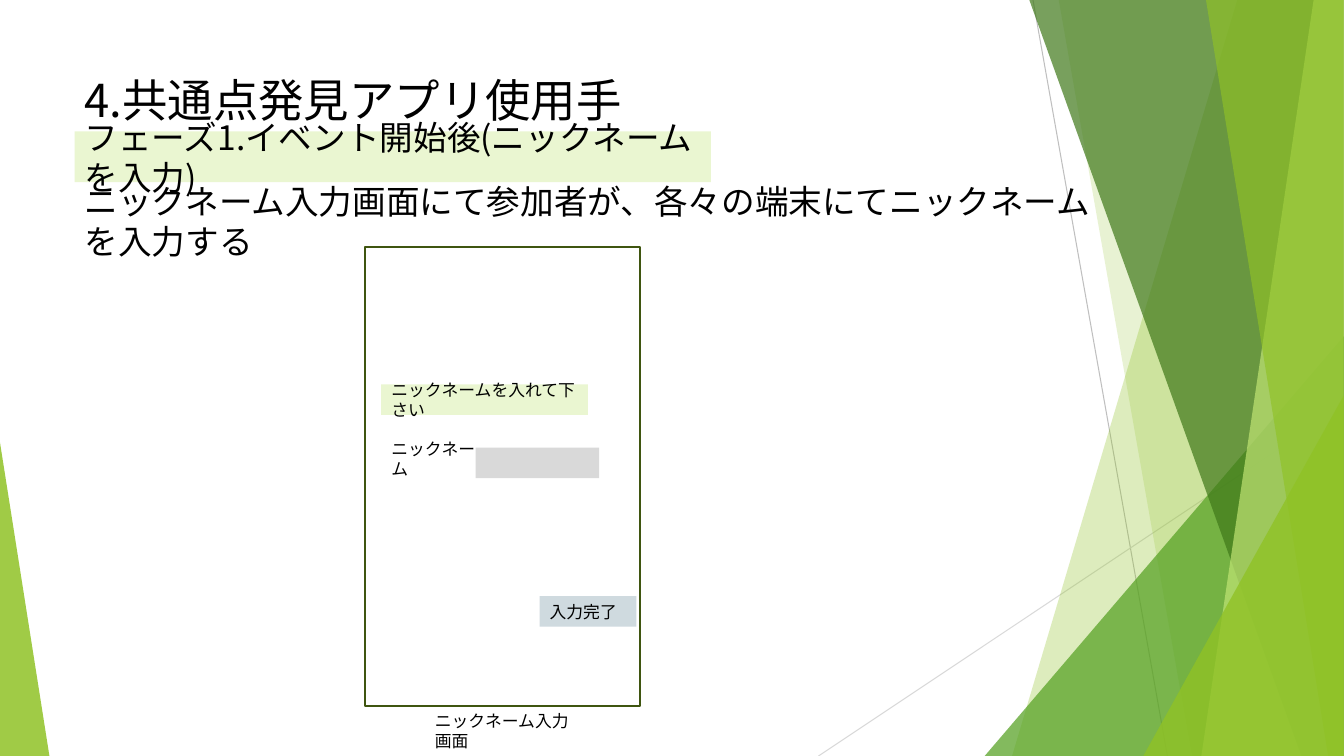
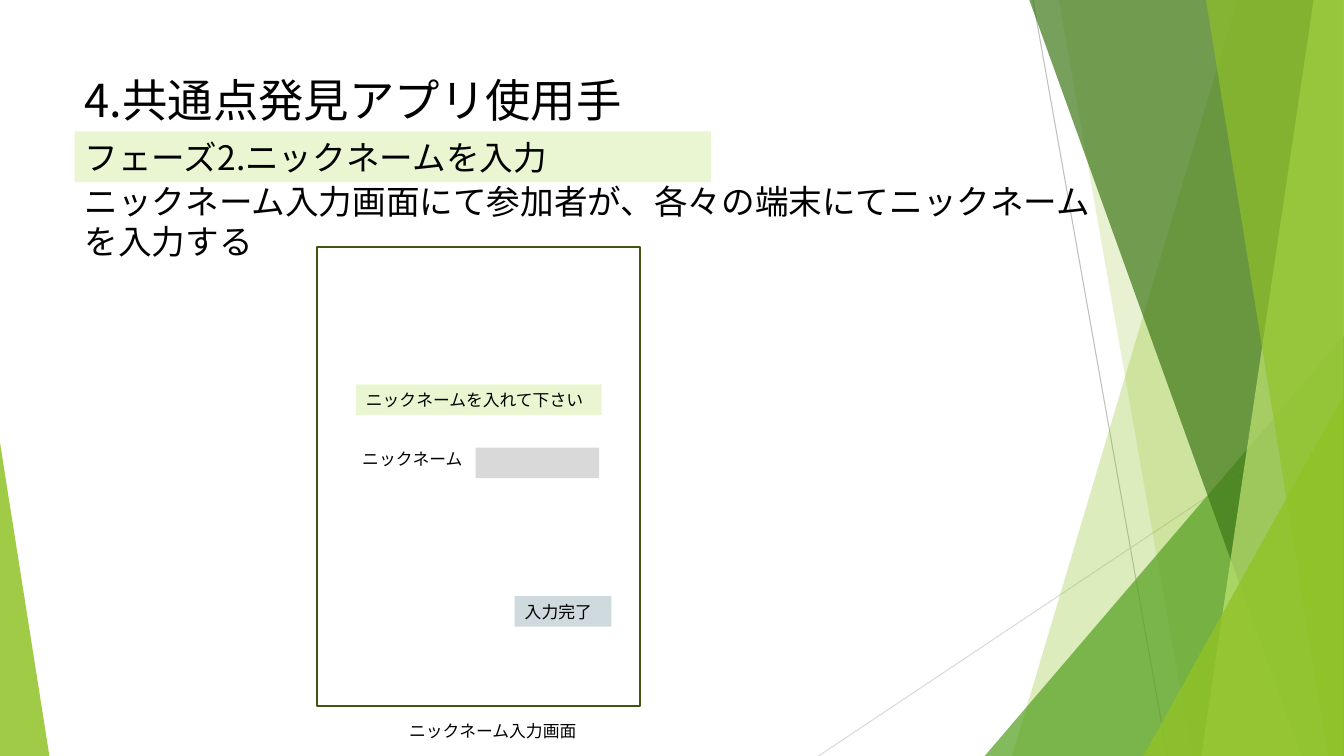
Before and after one commit to ryuseim1115/apprentice-term6-team-dev, a slide deck: slide 7 of docs/90_presentation/チーム開発12th.pptx (slide 6 before the commit). Drawn at 1344x756 pixels with LibreOffice and Linux fonts; fonts in the diff are those of the drawing. Boxes give left, top, right and bottom in pixels: in the first picture for what was removed or moved away, otherwise in the second. Text is boxed around its words. In the diff, an @@ line names an element or a change of style, - is before the commit and + after.

Commit message:
ドキュメントのフォント変更

```diff
--- a/docs/90_presentation/チーム開発12th.pptx
+++ b/docs/90_presentation/チーム開発12th.pptx
@@ title "4.共通点発見アプリ使用手順" rewrapped from (85, 79, 622, 129) to (85, 79, 622, 121) @@
@@ text in rectangle at (85, 141, 547, 173): text changed @@
-フェーズ1.イベント開始後(ニックネームを入力)
+フェーズ2.ニックネームを入力
@@ rectangle: place and size @@
-rectangle at (365, 247, 641, 707)
+rectangle at (318, 247, 641, 707)
@@ rectangle "ニックネームを入れて下さい": place and size @@
-rectangle "ニックネームを入れて下さい" at (381, 384, 588, 414)
+rectangle "ニックネームを入れて下さい" at (356, 384, 602, 414)
@@ text "ニックネーム" rewrapped from (391, 441, 475, 476) to (362, 451, 462, 466) @@
@@ rectangle "入力完了": place and size @@
-rectangle "入力完了" at (539, 596, 636, 626)
+rectangle "入力完了" at (515, 596, 612, 626)
@@ text "ニックネーム入力画面" rewrapped from (435, 713, 569, 749) to (409, 723, 576, 739) @@
```
Also in this commit, not shown: 11 other slides changed, 1 slide added, 2 other files.
